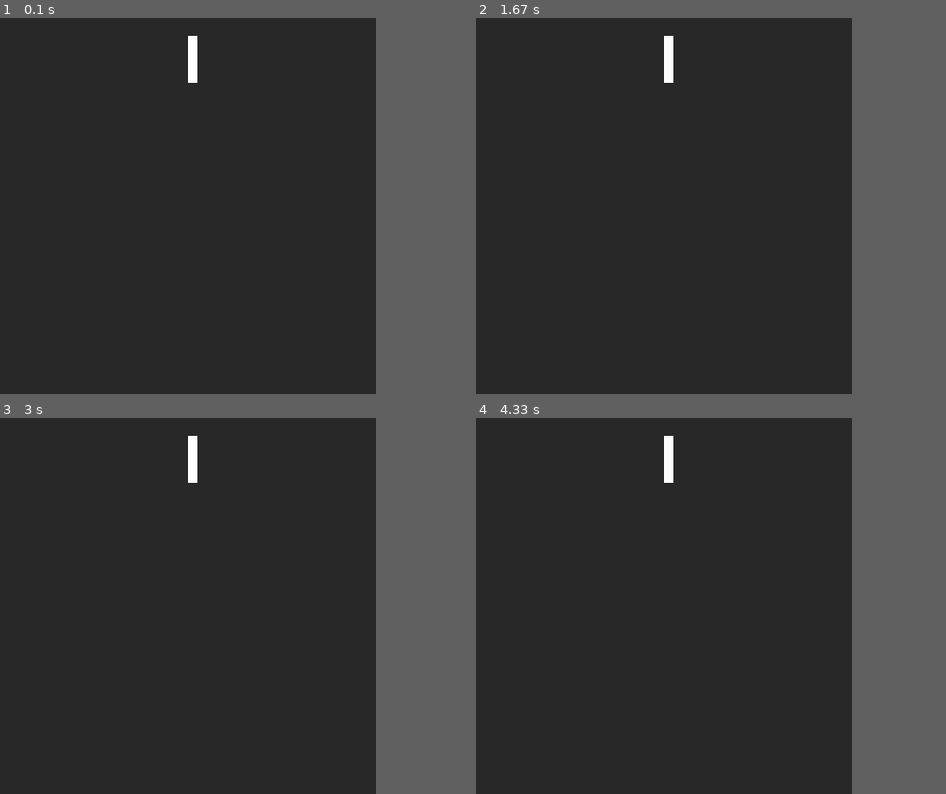
Above: before the commit, frames 1-4 (two rows, left to right).
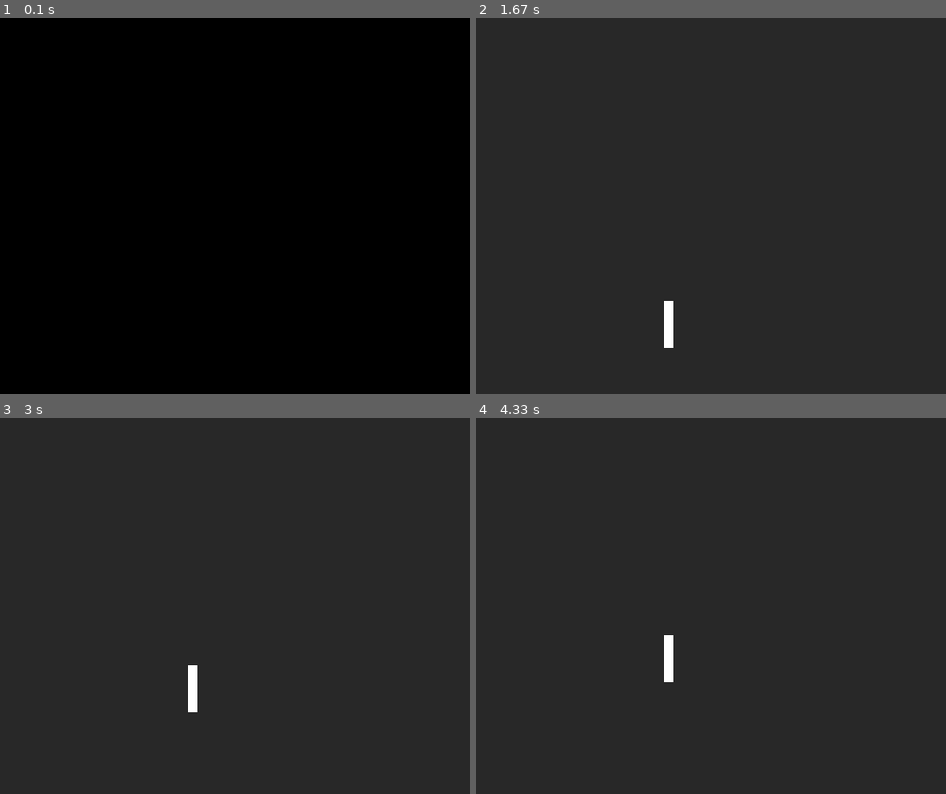
Above: after the commit, the same moments.

Repository: eleanoreclark/Per3_eleanore_pygame
Game: pygame game, started from game.py
Two runs of this game, one before a commit and one after it. Both use one fixed random seed, a clock stepped at 60 frames per second and the inputs below.
Inputs:
- Up to frame 1 (0.1 s): no input
- Up to frame 2 (1.67 s): tap Space at 0.33 s
- Up to frame 3 (3 s): no input
- Up to frame 4 (4.33 s): no input
In our replay, the window is 400x400 before the commit and 500x400 after it. These sizes can differ from the game's own. Grey fills any space a smaller window leaves; there, only what the larger window draws over its background counts as a difference.

The runs differ from the first frame. In frame 1, 80% of the frame differs, in the area x 0-80%, y 0-100%; in frame 2, 0.5%; in frame 3, 0.5%; in frame 4, 0.5%.

Commit message:
he jumps! but it takes all his concentration, and the world stops while he does it

Diff:
--- a/game.py
+++ b/game.py
@@ -1,30 +1,59 @@
 import pygame
+import time
 pygame.init()
-screen = pygame.display.set_mode((400, 400))
+
+screen_height = 400
+screen_width = 500
+screen = pygame.display.set_mode((screen_width, screen_height))
 running = True
 drawn = False
 
-up_velo = 1
+
+surf = pygame.Surface((10, 50))
+surf.fill((255, 255, 255))
+surf.set_colorkey((255,0,0))
+
+def jump():
+	ycoord = screen_height - 50
+
+	for i in range(1,2500,1):
+
+		ycoord = (ycoord**0.9997)#/2 #-(10/(i/2))
+
+		screen.fill((40, 40, 40))
+		screen.blit(surf, (200,(ycoord)))
+
+		print(ycoord)
+		pygame.display.flip()
+
+	for i in range(1,2500,1):
+		ycoord = (ycoord**1.0003)#/2 #(10 * (i/2) )
+		screen.fill((40, 40, 40))
+		screen.blit(surf, (200,(ycoord)))
+
+		print(ycoord)
+		pygame.display.flip()
+
+
+
+
 
 while running:
 	event = pygame.event.poll()
 	if event.type == pygame.QUIT:
 		running = False
+	pressed = pygame.key.get_pressed()
+	if pressed[pygame.K_SPACE]:
+		print("jump!")
+		jump()
 
 
 
-	screen.fill((40, 40, 40))
+	blitted_player = screen.blit(surf, ( (screen_width/2) , screen_height))
+
+	#jump()
 
 
-	surf = pygame.Surface((10, 50))
-	surf.fill((255, 255, 255))
-	surf.set_colorkey((255,0,0))
 
-	blitted_player = screen.blit(surf, (200,up_velo))
-
-	for i in range (1,10):
-		up_velo = (100 - (i*i) )
-		if up_velo > 360:
-			up_velo = 0
 
 	pygame.display.flip()
